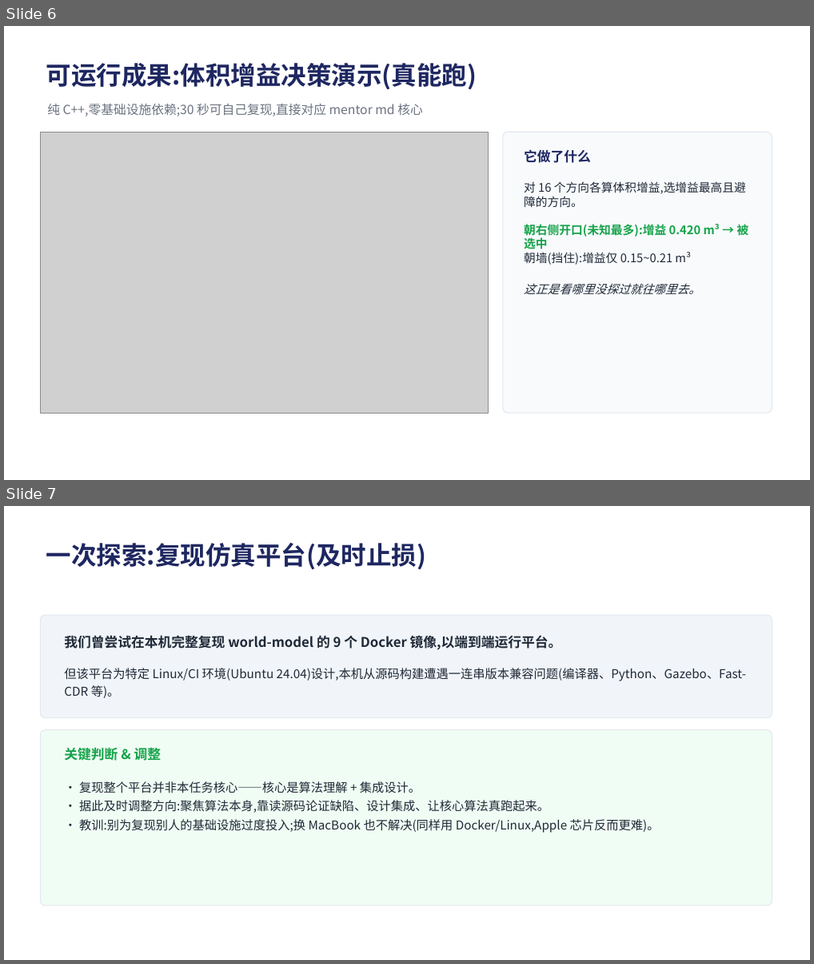
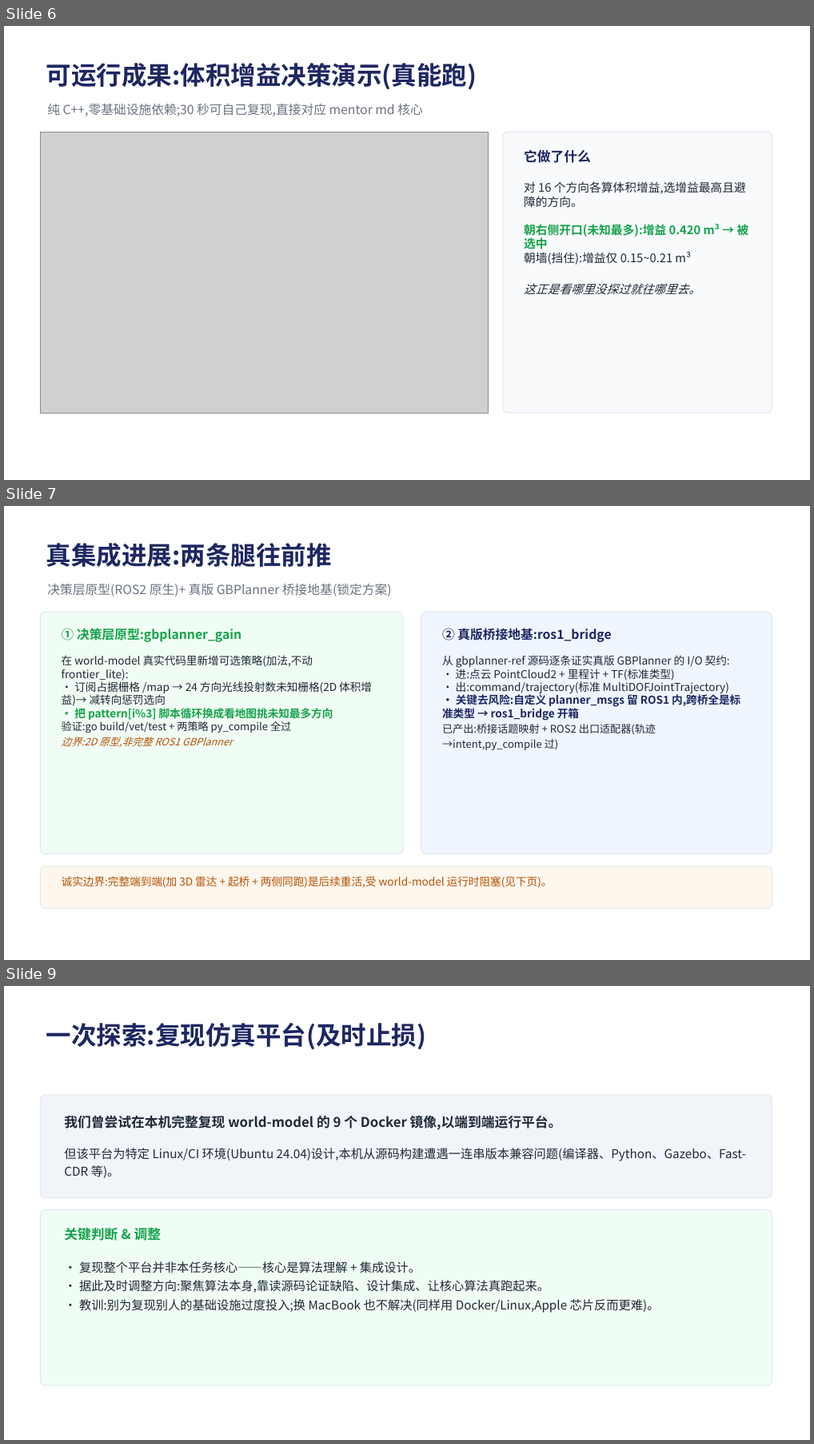
Before and after one commit to ai4sci-z/GBPlanner-WorldModel-Integration, a slide deck: GBPlanner项目进展汇报.pptx. Shown one above the other, each under a label of ours: slides 6 and 7 before the commit, slides 6, 7 and 9 after it; the slides between them are not shown. The pictures are 814x964 and 814x1444 pixels, drawn with LibreOffice and Linux fonts; fonts in the diff are those of the drawing; grey boxes stand for pictures. Boxes give left, top, right and bottom in pixels: in the first picture for what was removed or moved away, otherwise in the second. Text is boxed around its words. In the diff, an @@ line names an element or a change of style, - is before the commit and + after.

```diff
--- a/GBPlanner项目进展汇报.pptx
+++ b/GBPlanner项目进展汇报.pptx
@@ slide 7 added at (x1=4, y1=506, x2=810, y2=960), background #FFFFFF @@
@@ text added at (x1=46, y1=543, x2=332, y2=567), 30 pt, text #1E2761, bold @@
+真集成进展:两条腿往前推
@@ text added at (x1=47, y1=584, x2=392, y2=596), 15 pt, text #6B7280 @@
+决策层原型(ROS2 原生)+ 真版 GBPlanner 桥接地基(锁定方案)
@@ rounded rectangle added at (x1=40, y1=612, x2=403, y2=854), fill #F0FDF4, outline #E2E8F0 1 pt @@
@@ rounded rectangle added at (x1=422, y1=612, x2=772, y2=854), fill #EFF6FF, outline #E2E8F0 1 pt @@
@@ text added at (x1=62, y1=628, x2=242, y2=642), 15 pt, text #16A34A, bold @@
+① 决策层原型:gbplanner_gain
@@ text added at (x1=442, y1=628, x2=611, y2=642), 15 pt, text #1E2761, bold @@
+② 真版桥接地基:ros1_bridge
@@ text added at (x1=62, y1=655, x2=372, y2=747), 13 pt, text #1F2937 @@
+在 world-model 真实代码里新增可选策略(加法,不动 frontier_lite):
+• 订阅占据栅格 /map → 24 方向光线投射数未知栅格(2D 体积增益)→ 减转向惩罚选向
+• 把 pattern[i%3] 脚本循环换成看地图挑未知最多方向
+验证:go build/vet/test + 两策略 py_compile 全过
+边界:2D 原型,非完整 ROS1 GBPlanner
@@ text added at (x1=442, y1=655, x2=741, y2=750), 13 pt, text #1F2937 @@
+从 gbplanner-ref 源码逐条证实真版 GBPlanner 的 I/O 契约:
+• 进:点云 PointCloud2 + 里程计 + TF(标准类型)
+• 出:command/trajectory(标准 MultiDOFJointTrajectory)
+• 关键去风险:自定义 planner_msgs 留 ROS1 内,跨桥全是标准类型 → ros1_bridge 开箱
+已产出:桥接话题映射 + ROS2 出口适配器(轨迹→intent,py_compile 过)
@@ rounded rectangle added at (x1=40, y1=866, x2=772, y2=908), fill #FFF7ED, outline #E2E8F0 1 pt @@
@@ text added at (x1=62, y1=876, x2=553, y2=888), 13 pt, text #B45309 @@
+诚实边界:完整端到端(加 3D 雷达 + 起桥 + 两侧同跑)是后续重活,受 world-model 运行时阻塞(见下页)。
@@ what was slide 7 is now slide 9 @@
```
Also in this commit, not shown: 2 slides changed, 1 other slide added, 8 other files.
